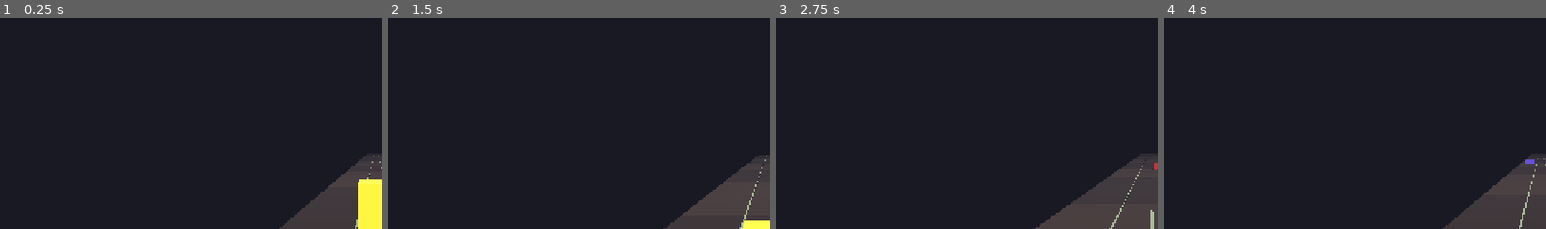
Above: before the commit, frames 1-4 (left to right).
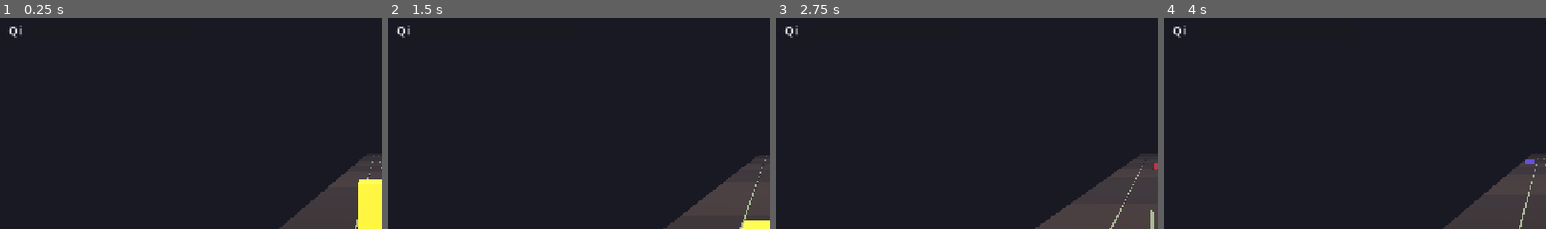
Above: after the commit, the same moments.

Repository: DanielEleojo/tribulation
Game: Godot game, scene res://scenes/game.tscn
Same seed, same stepped clock (60 frames per second), same inputs: the game is played once before the commit and once after it.
Inputs (mouse positions are % of the whole screen's width and height, from its top left):
- Up to frame 1 (0.25 s): no input
- Up to frame 2 (1.5 s): tap Enter (restart) at 0.5 s; move the mouse to (72, 44) at 0.52 s; hold Right (move_right) 0.53-1.28 s; tap F (slash) at 0.6, 1.35 s; click (72, 44) at 0.67 s; tap Space (jump) at 0.77 s; move the mouse to (30, 54) at 1.27 s; hold Left (move_left) from 1.28 s (still down)
- Up to frame 3 (2.75 s): tap Space (jump) at 1.52 s; move the mouse to (60, 27) at 2.02 s; release Left (move_left) at 2.03 s; hold Right (move_right) from 2.03 s (still down); tap Down (slide) at 2.1 s; tap F (slash) at 2.3 s
- Up to frame 4 (4 s): move the mouse to (45, 69) at 2.77 s; tap F (slash) at 2.85, 3.6 s; click (45, 69) at 2.92 s; tap Space (jump) at 3.02, 3.77 s; move the mouse to (80, 64) at 3.52 s; release Right (move_right) at 3.53 s; hold Left (move_left) from 3.53 s (still down)
The pictures show only the part of the screen within x 1-51%, y 5-55%; the shares and areas given below are measured in that part.

The runs differ from the first frame. In frame 1, 0.1% of the frame differs, in the area x 2-6%, y 3-10%; in frame 2, 0.1%; in frame 3, 0.1%; in frame 4, 0.1%.

Commit message:
Phase 2.B: Qi meter + Qi Burst (kills charge, burst clears enemies)

Diff:
--- a/scenes/game.tscn
+++ b/scenes/game.tscn
@@ -38,6 +38,23 @@
 theme_override_font_sizes/font_size = 28
 text = "Distance: 0 m"
 
+[node name="QiLabel" type="Label" parent="HUD"]
+offset_left = 24.0
+offset_top = 58.0
+offset_right = 120.0
+offset_bottom = 84.0
+theme_override_font_sizes/font_size = 20
+text = "Qi"
+
+[node name="QiBar" type="ProgressBar" parent="HUD"]
+offset_left = 64.0
+offset_top = 60.0
+offset_right = 324.0
+offset_bottom = 84.0
+max_value = 100.0
+value = 0.0
+show_percentage = false
+
 [node name="DeathLabel" type="Label" parent="HUD"]
 anchors_preset = 8
 anchor_left = 0.5
--- a/scripts/game.gd
+++ b/scripts/game.gd
@@ -4,8 +4,13 @@
 ## Wiring happens here because the root readies LAST (every child already exists).
 
 signal died
+signal qi_changed(qi: float, qi_max: float)
+
+@export var qi_max: float = 100.0      # Qi needed to trigger a Qi Burst
+@export var qi_per_kill: float = 20.0  # Qi gained per enemy slain (5 kills = burst)
 
 var is_dead: bool = false
+var qi: float = 0.0
 
 func _ready() -> void:
 	add_to_group("game")
@@ -18,8 +23,11 @@
 		died.connect(player.on_death)
 	if hud != null:
 		died.connect(hud.on_death)
+		qi_changed.connect(hud.on_qi_changed)
 	if swipe != null:
 		swipe.tapped.connect(_on_tap)
+
+	qi_changed.emit(qi, qi_max)   # initialize the HUD bar at 0
 
 func _setup_world() -> void:
 	# Environment: dark color background + soft ambient + distance fog (hides the
@@ -56,6 +64,47 @@
 	is_dead = true
 	died.emit()
 
+## Called by the player after a slash kills enemies. Charges Qi; bursts at max.
+func on_enemy_killed(count: int = 1) -> void:
+	if is_dead:
+		return
+	qi = minf(qi_max, qi + qi_per_kill * float(count))
+	qi_changed.emit(qi, qi_max)
+	if qi >= qi_max:
+		_qi_burst()
+
+## Qi Burst: clear every enemy on the field, flash a shockwave, reset Qi.
+func _qi_burst() -> void:
+	for e in get_tree().get_nodes_in_group("enemy"):
+		if is_instance_valid(e):
+			e.queue_free()
+	_spawn_burst_fx()
+	qi = 0.0
+	qi_changed.emit(qi, qi_max)
+
+func _spawn_burst_fx() -> void:
+	var p := get_tree().get_first_node_in_group("player")
+	if p == null:
+		return
+	var fx := MeshInstance3D.new()
+	var sphere := SphereMesh.new()
+	sphere.radius = 1.0
+	sphere.height = 2.0
+	fx.mesh = sphere
+	var m := StandardMaterial3D.new()
+	m.transparency = BaseMaterial3D.TRANSPARENCY_ALPHA
+	m.albedo_color = Color(0.6, 0.85, 1.0, 0.5)
+	m.emission_enabled = true
+	m.emission = Color(0.5, 0.8, 1.0)
+	fx.material_override = m
+	fx.position = Vector3(0.0, 1.0, 0.0)
+	p.add_child(fx)
+	var tw := fx.create_tween()
+	tw.set_parallel(true)
+	tw.tween_property(fx, "scale", Vector3(14.0, 14.0, 14.0), 0.45)
+	tw.tween_property(m, "albedo_color:a", 0.0, 0.45)
+	tw.chain().tween_callback(fx.queue_free)
+
 func _on_tap() -> void:
 	if is_dead:
 		restart()
--- a/scripts/hud.gd
+++ b/scripts/hud.gd
@@ -3,6 +3,7 @@
 
 @onready var distance_label: Label = $Distance
 @onready var death_label: Label = $DeathLabel
+@onready var qi_bar: ProgressBar = $QiBar
 
 var player
 
@@ -10,6 +11,11 @@
 	add_to_group("hud")
 	player = get_tree().get_first_node_in_group("player")
 	death_label.visible = false
+
+## Called by the game coordinator whenever Qi changes (and once at start).
+func on_qi_changed(qi: float, qi_max: float) -> void:
+	qi_bar.max_value = qi_max
+	qi_bar.value = qi
 
 func _process(_delta: float) -> void:
 	if player == null:
--- a/scripts/player.gd
+++ b/scripts/player.gd
@@ -41,6 +41,7 @@
 var _was_on_floor: bool = false
 var _dead: bool = false
 var _slash_cd: float = 0.0
+var _game
 
 var _mesh: MeshInstance3D
 var _box: BoxMesh
@@ -176,6 +177,7 @@
 		return
 	_slash_cd = slash_cooldown
 	_show_slash_fx()
+	var killed: int = 0
 	for e in get_tree().get_nodes_in_group("enemy"):
 		if not is_instance_valid(e):
 			continue
@@ -183,6 +185,12 @@
 		var lateral: float = absf(e.global_position.x - global_position.x)
 		if ahead >= -1.0 and ahead <= slash_range and lateral <= SLASH_LANE_TOL:
 			e.queue_free()
+			killed += 1
+	if killed > 0:
+		if _game == null:
+			_game = get_tree().get_first_node_in_group("game")
+		if _game != null:
+			_game.on_enemy_killed(killed)
 
 ## Brief glowing slash arc in front of the player.
 func _show_slash_fx() -> void:
Not shown, changed: devlog.txt
